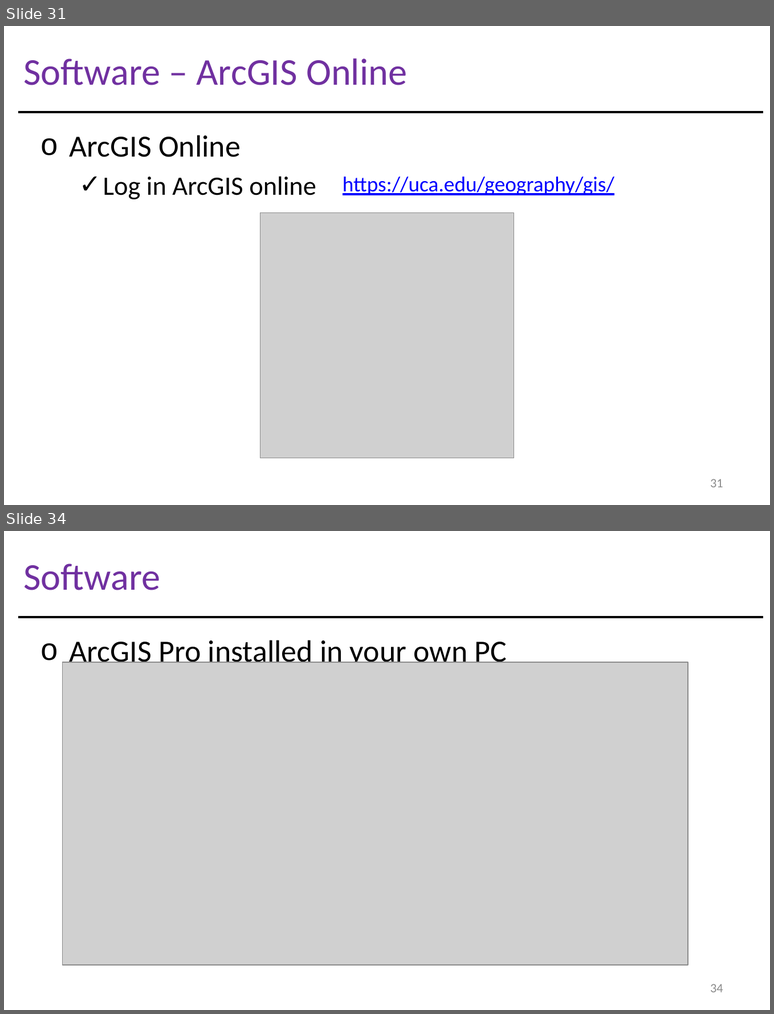
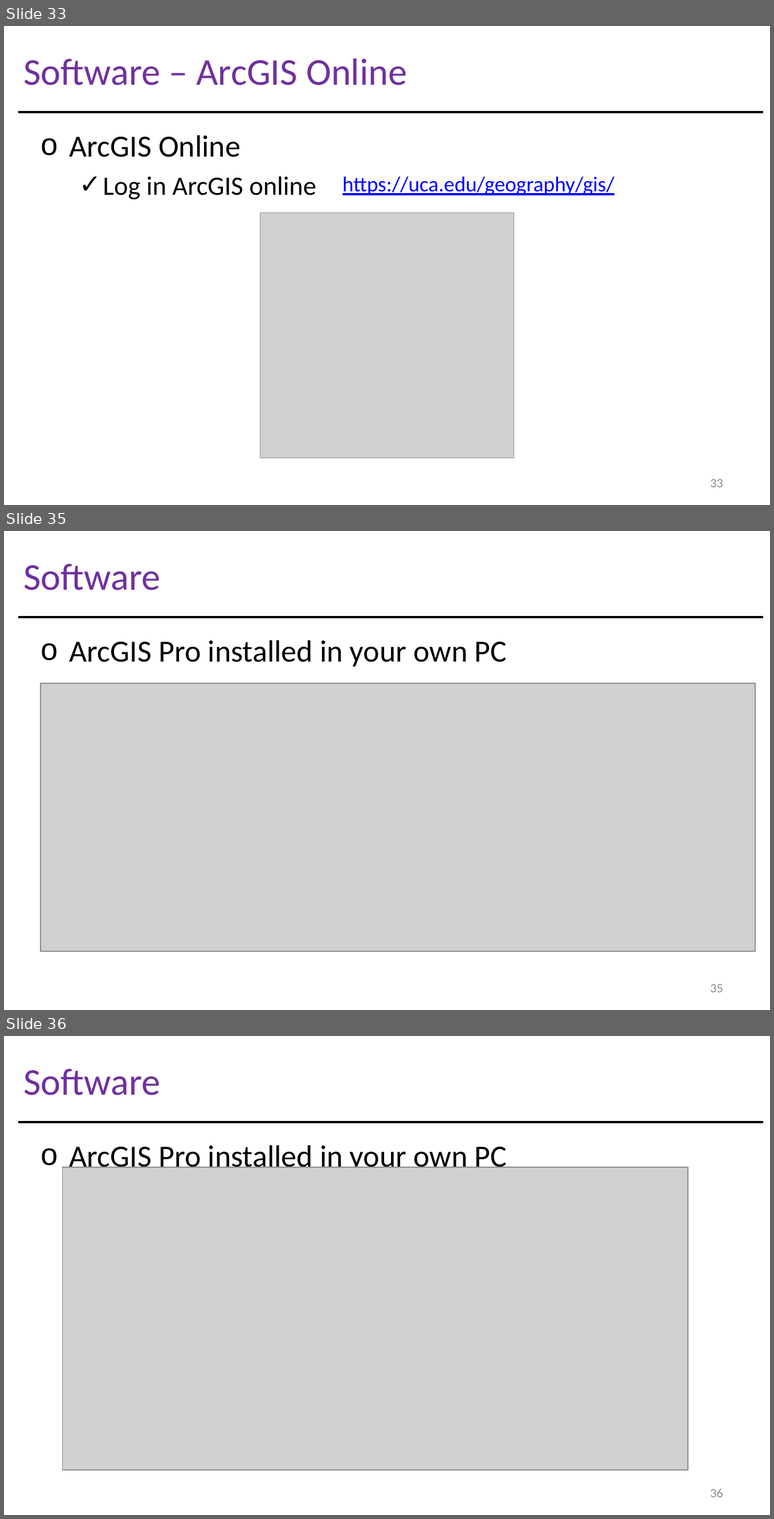
Before and after one commit to gisynw/Field_Techniques, a slide deck: docs/Lectures/week01/Lecture01_GEOG3319_Intro.pptx. Shown one above the other, each under a label of ours: slides 31 and 34 before the commit, slides 33, 35 and 36 after it; the slides between them are not shown. The pictures are 774x1014 and 774x1519 pixels, drawn with LibreOffice and Linux fonts; fonts in the diff are those of the drawing; grey boxes stand for pictures. Boxes give left, top, right and bottom in pixels: in the first picture for what was removed or moved away, otherwise in the second. Text is boxed around its words. In the diff, an @@ line names an element or a change of style, - is before the commit and + after.

```diff
--- a/docs/Lectures/week01/Lecture01_GEOG3319_Intro.pptx
+++ b/docs/Lectures/week01/Lecture01_GEOG3319_Intro.pptx
@@ slide 35 added at <box>4,531,770,1010</box>, background #FFFFFF @@
@@ text added at <box>23,563,160,590</box>, 32 pt, text #7030A0 @@
+Software
@@ line added from (18, 617) to (763, 617), #000000 2 pt @@
@@ text added at <box>70,640,507,667</box>, 26 pt, text #000000 @@
+o ArcGIS Pro installed in your own PC
@@ picture added at <box>40,683,756,952</box> @@
@@ rectangle added at <box>594,729,653,746</box>, outline #FF0000 0.75 pt @@
@@ page number added at <box>710,984,723,992</box>, 10.8 pt, text #8C8C8C @@
+35
@@ what was slide 31 is now slide 33 @@
@@ page number at <box>710,479,723,487</box>: text changed @@
-31
+33
@@ what was slide 34 is now slide 36 @@
@@ page number at <box>710,1489,723,1497</box>: text changed @@
-34
+36
```
Also in this commit, not shown: 10 slides changed, 4 other slides added, 1 slide removed, 5 other files.
